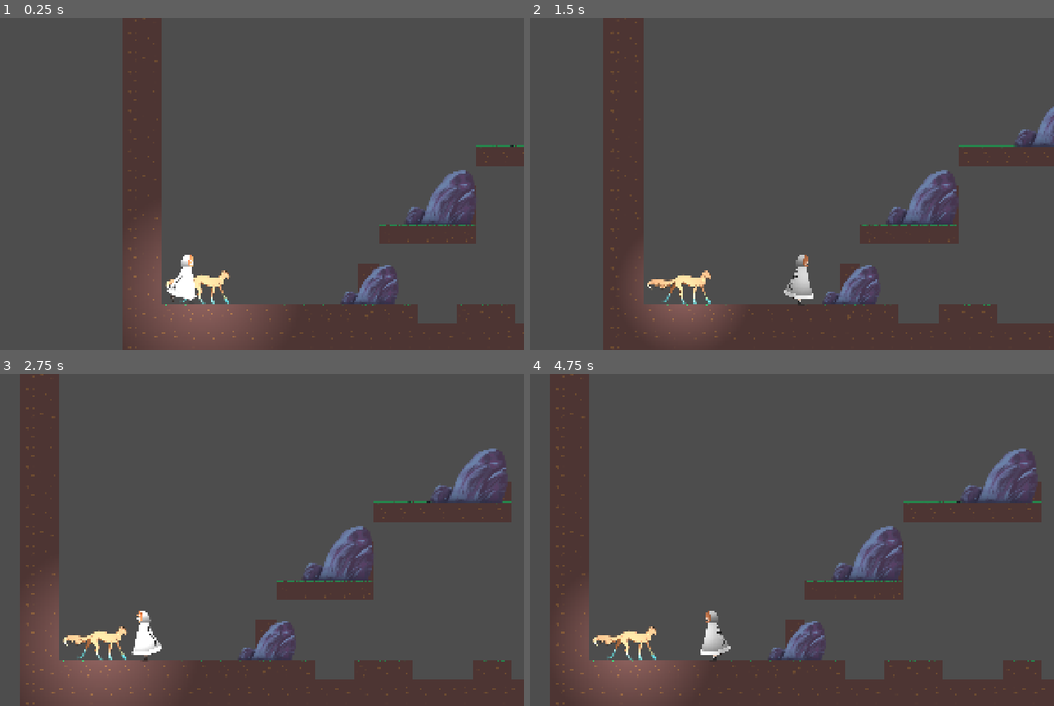
Above: before the commit, frames 1-4 (two rows, left to right).
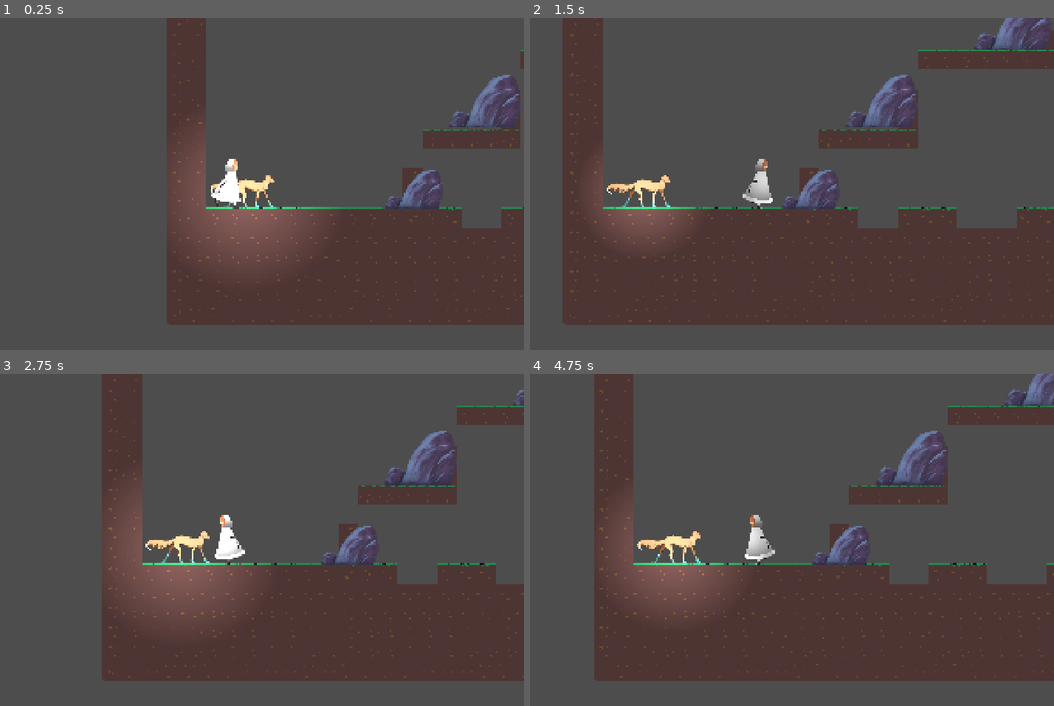
Above: after the commit, the same moments.

Repository: seanberr/Blindside
Game: Godot game, scene res://Scenes/Levels/puzzle_room_two.tscn
Same seed, same stepped clock (60 frames per second), same inputs: the game is played once before the commit and once after it. The project has no main scene, so this scene is started directly.
Inputs:
- Up to frame 1 (0.25 s): no input
- Up to frame 2 (1.5 s): tap Enter at 0.5 s; hold D (Player1_Right) from 0.53 s (still down)
- Up to frame 3 (2.75 s): release D (Player1_Right) at 2.03 s; hold A (Player1_Left) from 2.03 s (still down)
- Up to frame 4 (4.75 s): release A (Player1_Left) at 2.78 s; hold D (Player1_Right) 2.78-4.28 s; hold A (Player1_Left) from 4.28 s (still down)

The runs differ from the first frame. In frame 1, 34% of the frame differs, in the area x 23-100%, y 0-100%; in frame 2, 46%, in the area x 6-100%, y 0-100%; in frame 3, 42%; in frame 4, 46%.

Commit message:
puzzle room one and two shit
trying to fix puzzle room one and two

Diff:
--- a/blindside/Scenes/Levels/puzzle_room_two.tscn
+++ b/blindside/Scenes/Levels/puzzle_room_two.tscn
@@ -13,7 +13,7 @@
 [node name="PlayerSadie" parent="." unique_id=1795143295 instance=ExtResource("1_c1cj7")]
 position = Vector2(-1206, 359)
 
-[node name="MainCamera" parent="PlayerSadie" unique_id=1417079101 instance=ExtResource("2_1epbv")]
+[node name="MainCamera2" parent="PlayerSadie" unique_id=1417079101 instance=ExtResource("2_1epbv")]
 position = Vector2(144, 11)
 process_callback = 0
 limit_bottom = 600
